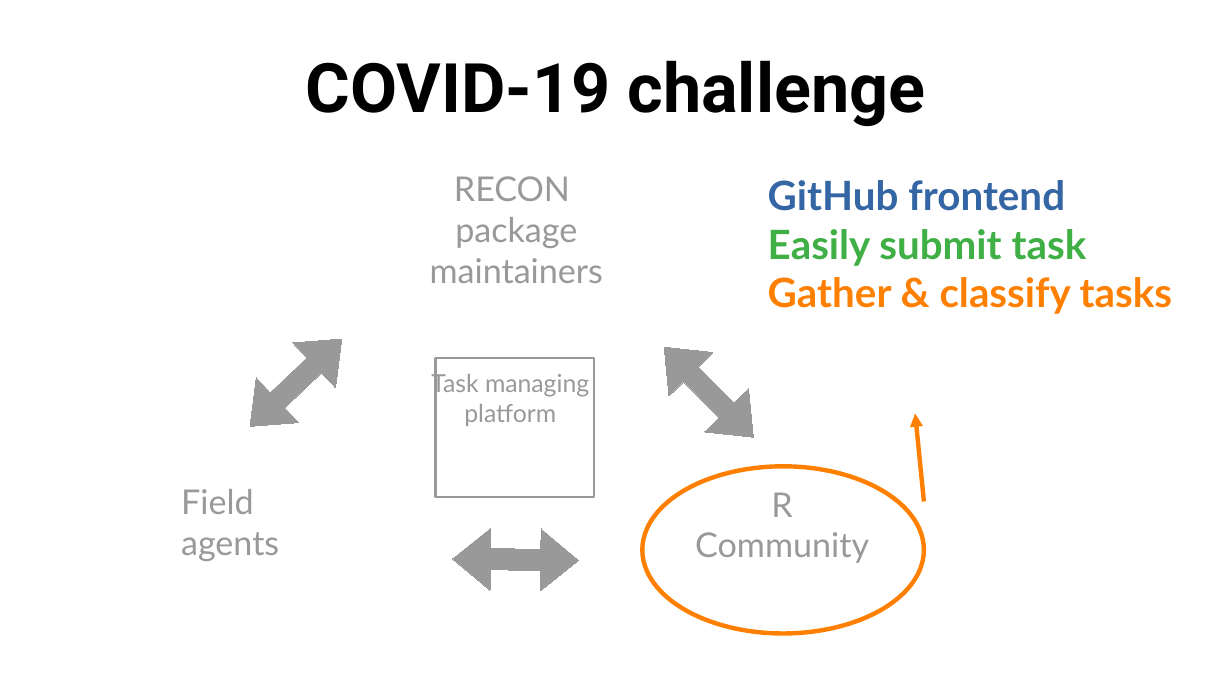
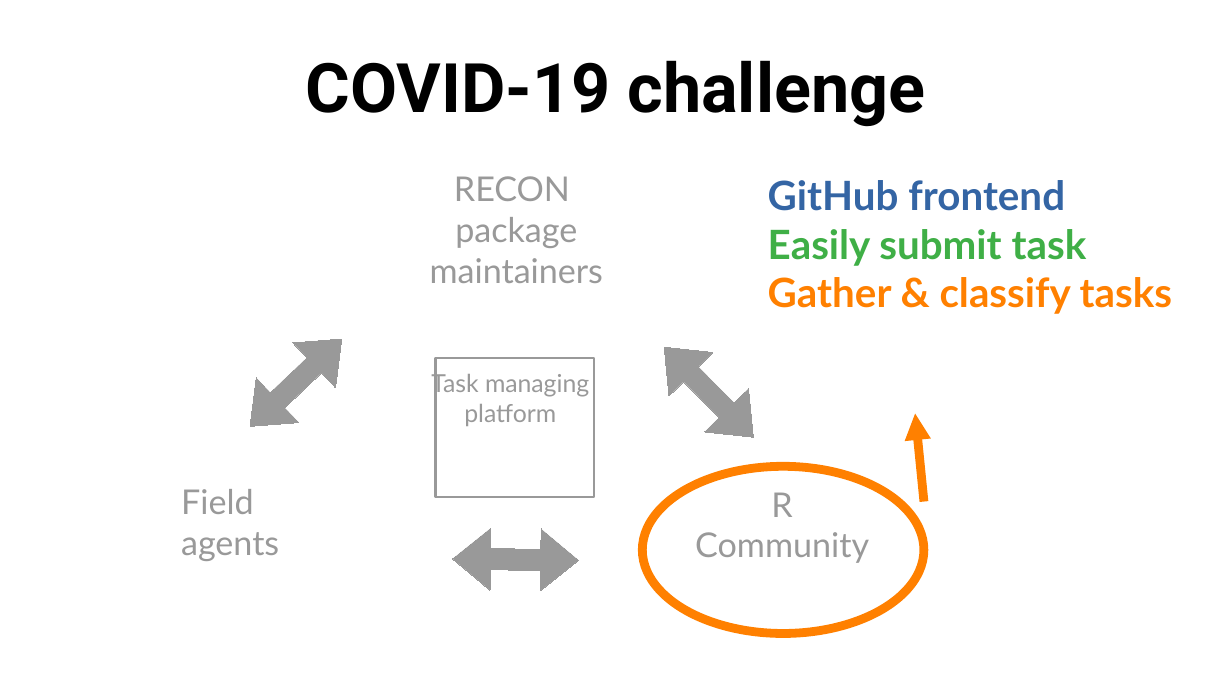
Before and after one commit to matthieugold/covid-19-challenge, a slide deck: slide 34 of docs/dscc_presentation/dscc_presentation.odp. Drawn at 1232x693 pixels with LibreOffice and Linux fonts; fonts in the diff are those of the drawing. Boxes give left, top, right and bottom in pixels: in the first picture for what was removed or moved away, otherwise in the second. Text is boxed around its words. In the diff, an @@ line names an element or a change of style, - is before the commit and + after.

```diff
--- a/docs/dscc_presentation/dscc_presentation.odp
+++ b/docs/dscc_presentation/dscc_presentation.odp
@@ arrow (925, 502) - (916, 414): stroke #FF8000 2.83 pt to #FF8000 5.67 pt @@
@@ ellipse at [643, 466, 925, 634]: outline #FF8000 2.83 pt to #FF8000 5.67 pt @@
```
Also in this commit, not shown: 1 other slide changed, 9 slides added, 1 slide removed, 3 other files.
